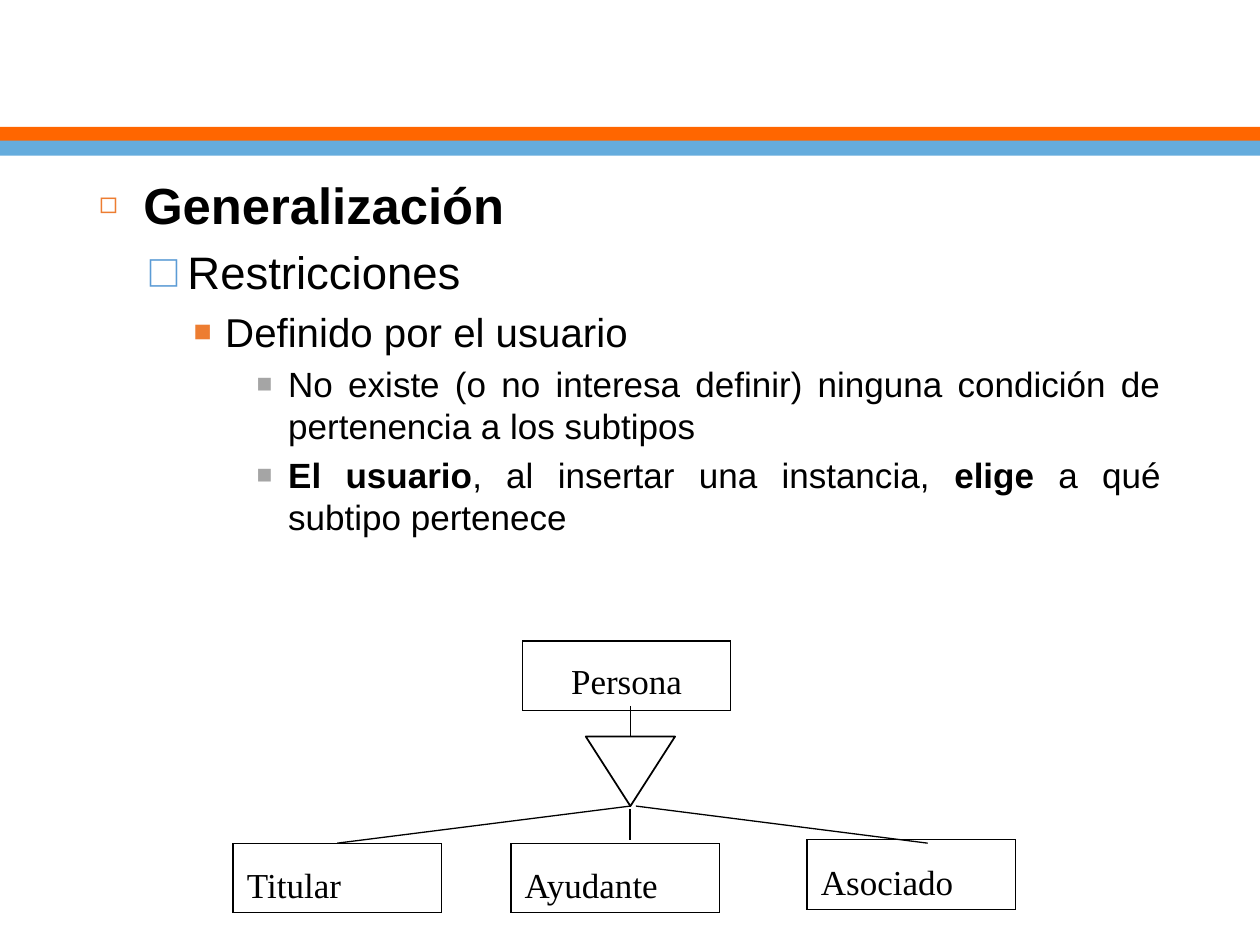
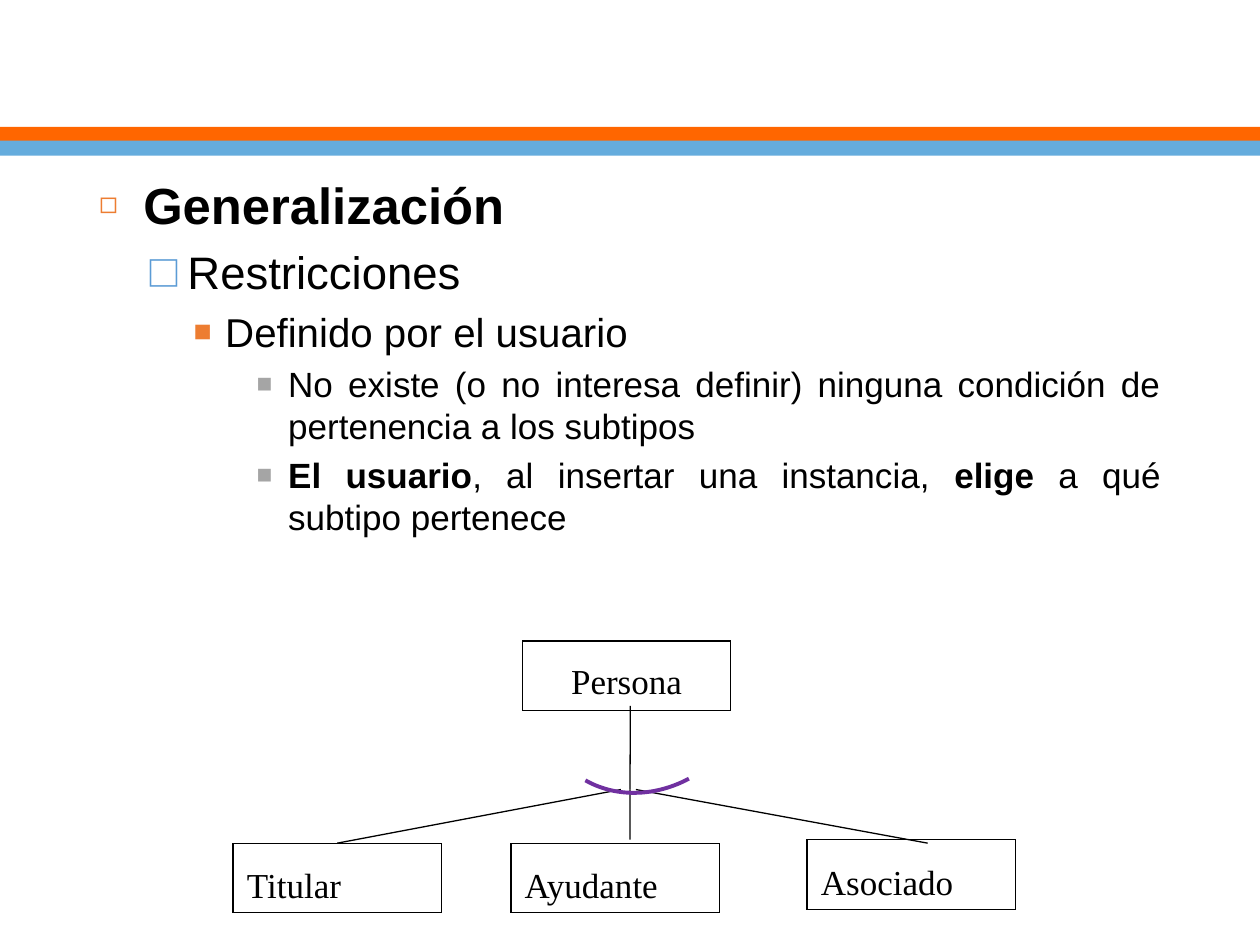
Before and after one commit to ejimenezdelgado/funda_db_miercoles_1_2020_tarde, a slide deck: slide 17 of Clase 3/Clase3.pptx. Drawn at 1260x945 pixels with LibreOffice and Linux fonts; fonts in the diff are those of the drawing; background and template pictures are left out. Boxes give left, top, right and bottom in pixels: in the first picture for what was removed or moved away, otherwise in the second. Text is boxed around its words. In the diff, an @@ line names an element or a change of style, - is before the commit and + after.

```diff
--- a/Clase 3/Clase3.pptx
+++ b/Clase 3/Clase3.pptx
@@ arc (boxed as its full ellipse) added at [499,542,797,837], outline #7030A0 2.25 pt @@
@@ line moved from (630, 706) - (630, 736) to (630, 706) - (630, 790) @@
@@ triangle removed at [586,736,675,805] @@
@@ line moved from (630, 806) - (338, 843) to (621, 790) - (338, 843) @@
@@ line moved from (630, 809) - (630, 839) to (630, 790) - (630, 839) @@
@@ line moved from (636, 806) - (927, 843) to (636, 790) - (927, 843) @@
```
Also in this commit, not shown: 6 other slides changed, 6 other files.
